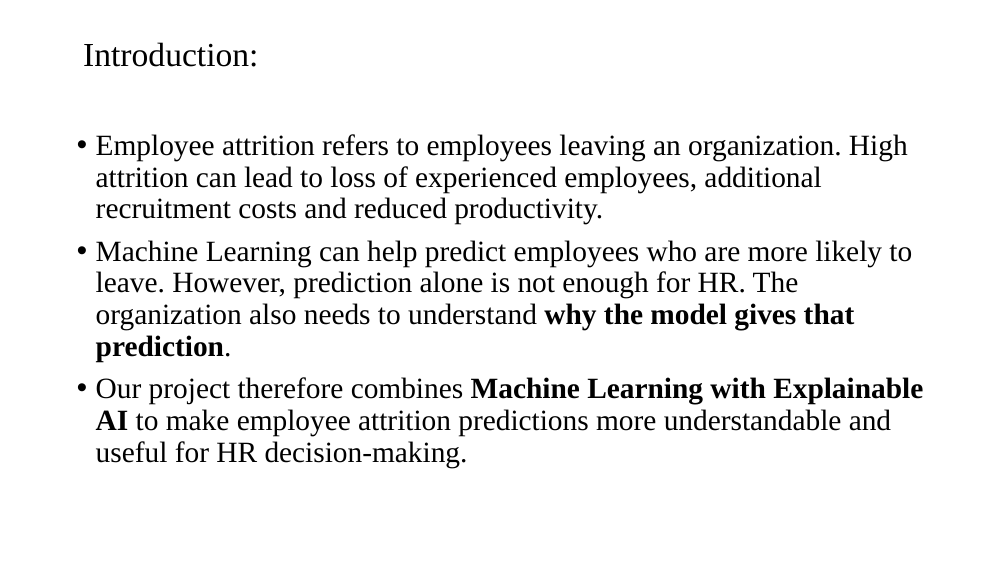
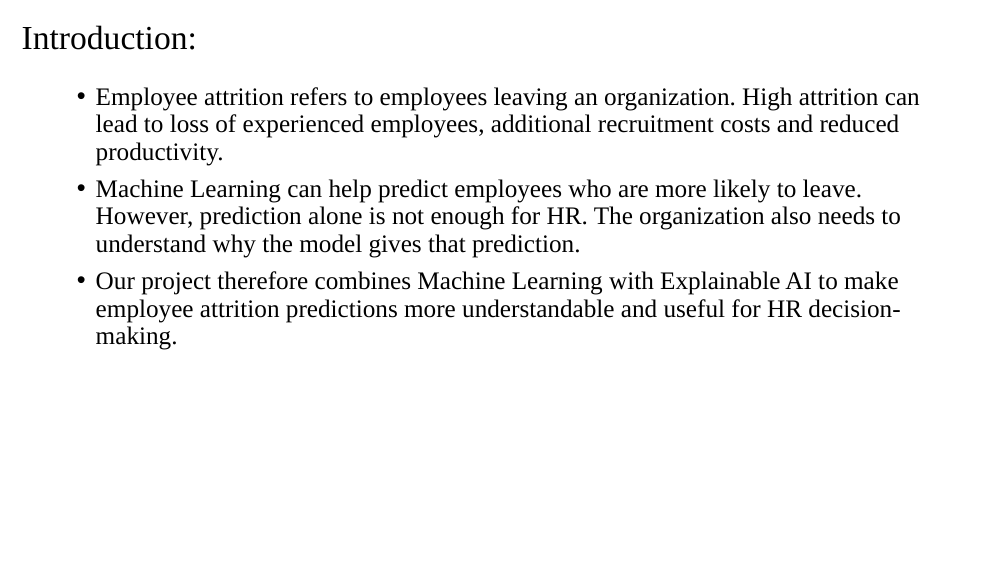
Before and after one commit to BHUVANA1007/KLH-CSE-2024-2420030519-Explainable-AI-Framework-for-Employee-Attrition-Prediction, a slide deck: slide 2 of docs/Presentation.pptx. Drawn at 1008x567 pixels with LibreOffice and Linux fonts; fonts in the diff are those of the drawing. Boxes give left, top, right and bottom in pixels: in the first picture for what was removed or moved away, otherwise in the second. Text is boxed around its words. In the diff, an @@ line names an element or a change of style, - is before the commit and + after.

Commit message:
Add employee attrition prediction ML and XAI implementation

```diff
--- a/docs/Presentation.pptx
+++ b/docs/Presentation.pptx
@@ title "Introduction:": place and size @@
-title "Introduction:" at (83, 42, 258, 67)
+title "Introduction:" at (22, 25, 197, 50)
@@ text "Employee attrition refers to employees ...": place and size @@
-text "Employee attrition refers to employees ..." at (96, 134, 923, 468)
+text "Employee attrition refers to employees ..." at (96, 87, 920, 350)
@@ text "Employee attrition refers to employees ..." at (96, 87, 920, 350): size 28 to 24 pt; bold off in "why the model gives that prediction.", "Machine Learning with Explainable AI" @@
```
Also in this commit, not shown: 4 other slides changed, 10 slides added, 7 slides removed, 35 other files.
